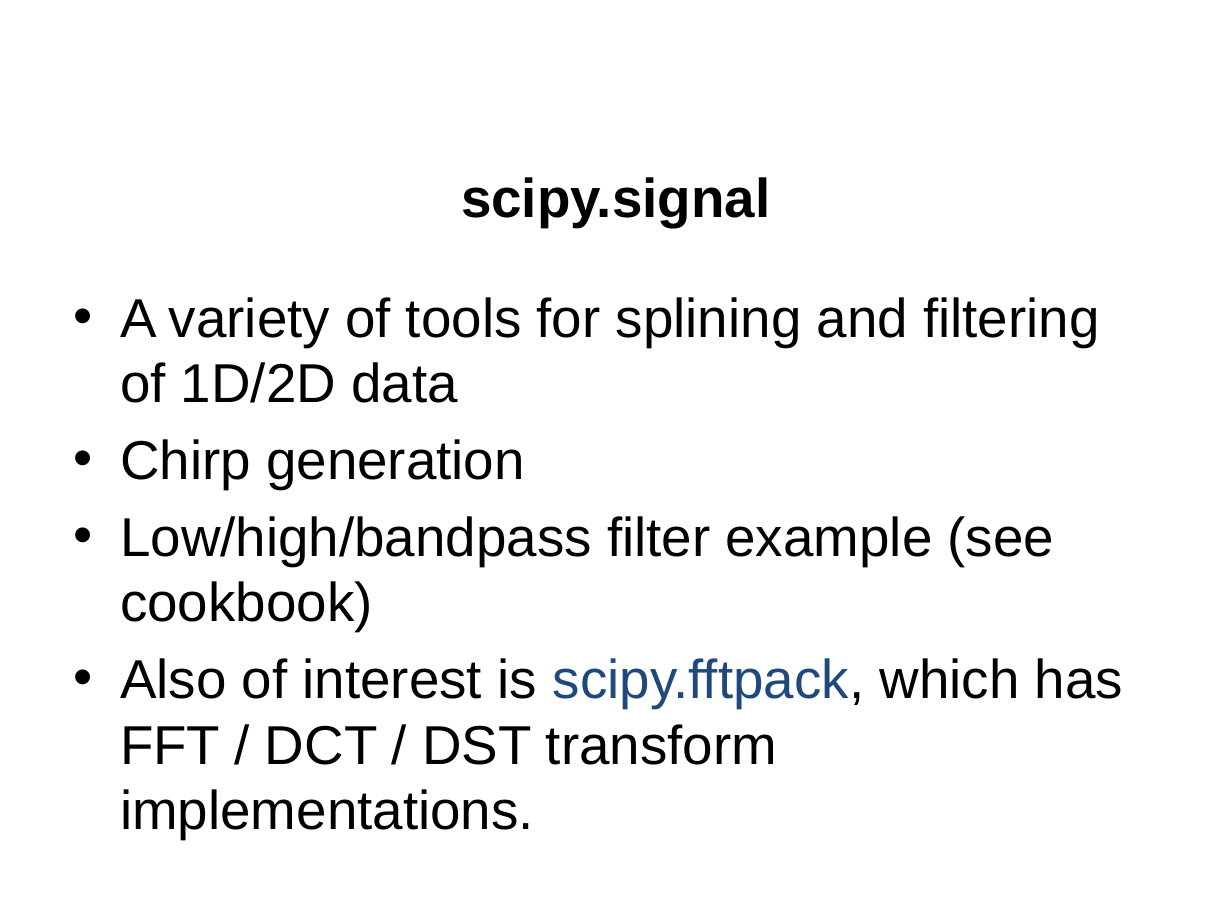
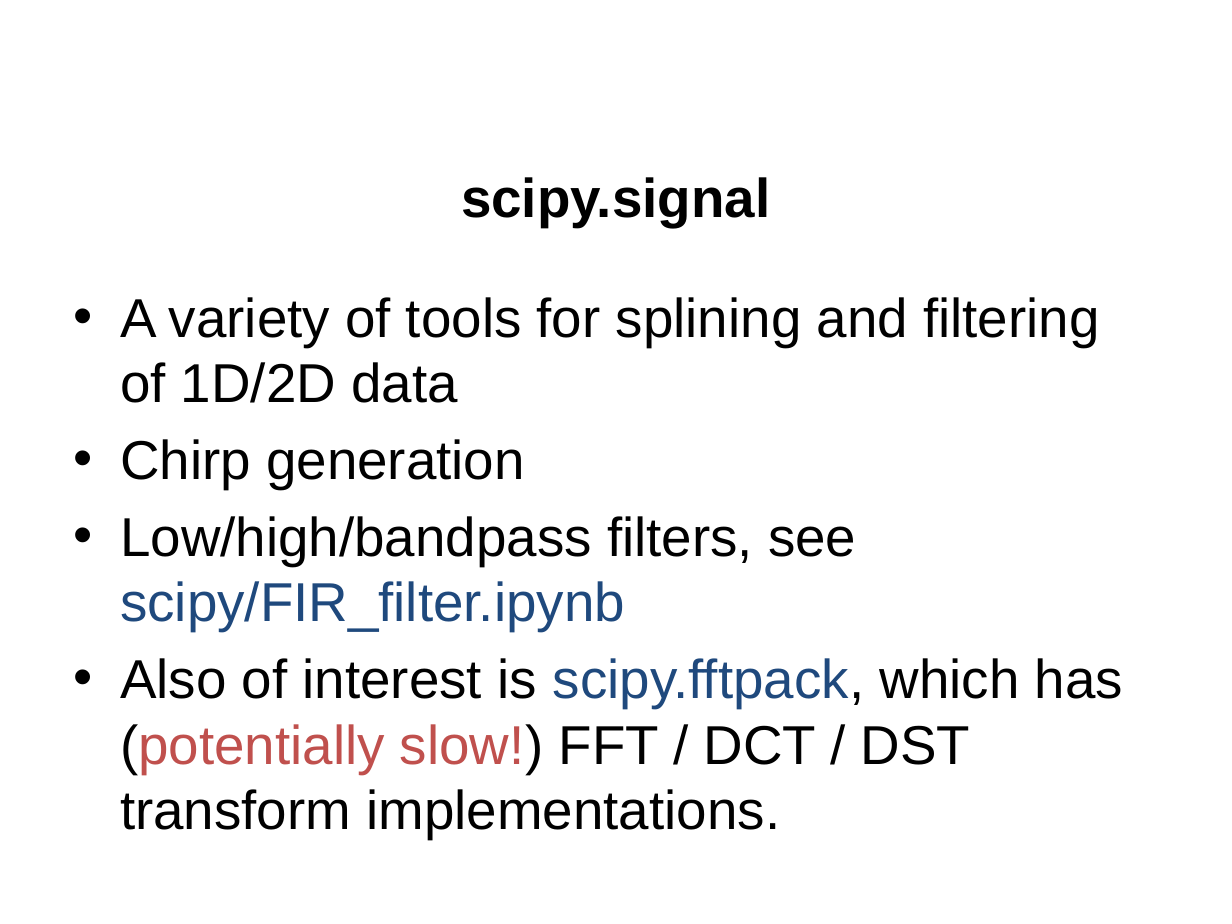
Before and after one commit to jgerity/talks, a slide deck: slide 17 of 2016/computing_workgroup/python_modules/python_scientific_modules.pptx. Drawn at 1232x924 pixels with LibreOffice and Linux fonts; fonts in the diff are those of the drawing; background and template pictures are left out. Boxes give left, top, right and bottom in pixels: in the first picture for what was removed or moved away, otherwise in the second. Text is boxed around its words. In the diff, an @@ line names an element or a change of style, - is before the commit and + after.

```diff
--- a/2016/computing_workgroup/python_modules/python_scientific_modules.pptx
+++ b/2016/computing_workgroup/python_modules/python_scientific_modules.pptx
@@ text at bbox=[120, 516, 1123, 839]: text changed @@
-• Low/high/bandpass filter example (see cookbook)
-• Also of interest is scipy.fftpack, which has FFT / DCT / DST transform implementations.
+• Low/high/bandpass filters, see scipy/FIR_filter.ipynb
+• Also of interest is scipy.fftpack, which has (potentially slow!) FFT / DCT / DST transform implementations.
```
Also in this commit, not shown: 6 other slides changed, 1 slide added, 5 slides removed.
